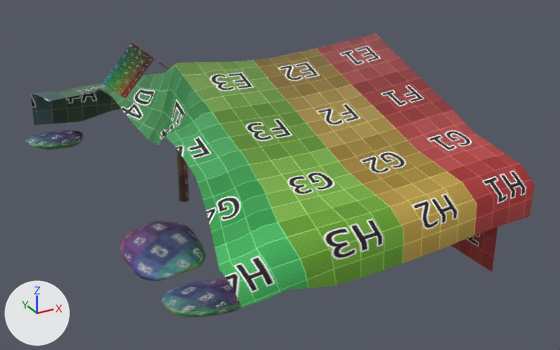
The glTF model public/models/BaseCamp/tent3_1953.glb: old version first, new version second.
Camera for both pictures: a 50 mm lens placed at (-7.84, -12.91, 5.85), pointed at (-1.16, -0.77, -0.22). Arrows for +X, +Y and +Z are at lower left; the lights stay in place. Vertices at the same position are counted once.

Names of what the first picture shows: 'BACK.3'.
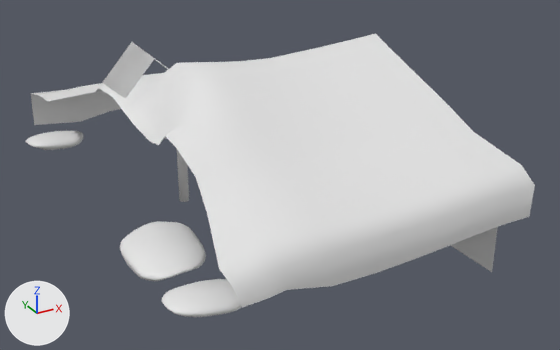
Edits to the scene script, one JSON object a line:
```json
{"block": "me_back_3", "where": "me_back_3.from_pydata(...)  # 1469 vertices, 2822 faces; spans x -5.07..1.51, y -4.73..4.75, z -1.0..2.3"}
{"block": "me_back_3", "where": "# used by ob_back_3; location = (0.0, 0.0, 0.0)"}
{"block": "me_back_3", "change": "me_back_3 part 1: all 2664 faces that had it switch from mat_preview_005 (picture img_grid) to no material"}
{"block": "me_back_3", "change": "me_back_3 part 2: all 158 faces that had it switch from mat_preview_006 (picture img_grid) to no material"}
```

What differs and where, as boxes (x1, y1, x2, y2) in the pictures (560 x 350 px):
```json
{"part": 1, "of": "me_back_3", "change": "recoloured", "before": [26, 33, 535, 317], "after": [26, 33, 535, 317], "on screen": "green to white"}
{"part": 2, "of": "me_back_3", "change": "recoloured", "before": [102, 42, 168, 99], "after": [102, 42, 168, 99], "on screen": "green to grey"}
```
